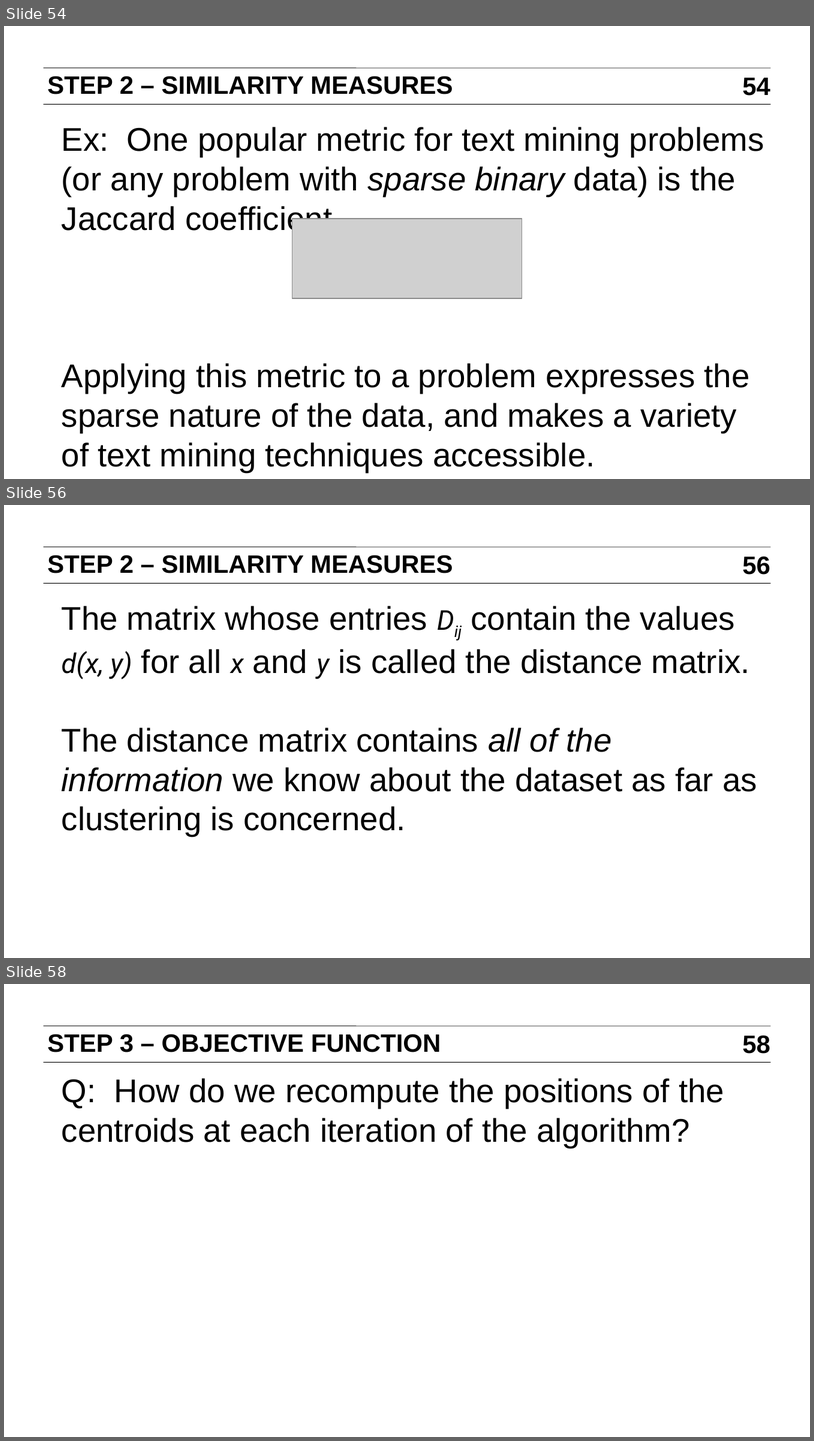
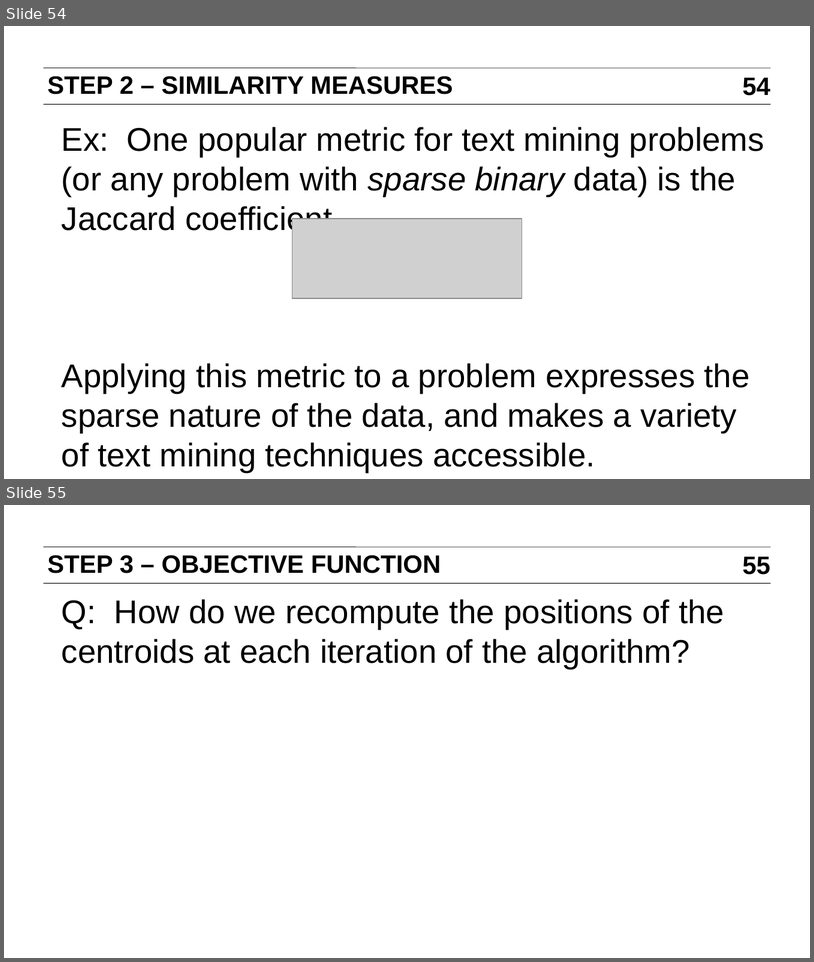
Before and after one commit to ajschumacher/gadsdc, a slide deck: 18-clustering/slides.pptx. Shown one above the other, each under a label of ours: slides 54, 56 and 58 before the commit, slides 54 and 55 after it; the slides between them are not shown. The pictures are 814x1441 and 814x962 pixels, drawn with LibreOffice and Linux fonts; fonts in the diff are those of the drawing; grey boxes stand for pictures. Boxes give left, top, right and bottom in pixels: in the first picture for what was removed or moved away, otherwise in the second. Text is boxed around its words. In the diff, an @@ line names an element or a change of style, - is before the commit and + after.

```diff
--- a/18-clustering/slides.pptx
+++ b/18-clustering/slides.pptx
@@ slide 56 removed at (4, 505, 810, 958), background #FFFFFF; not listed: 2 template elements that a slide beside it also shows @@
@@ text removed at (47, 555, 453, 573) @@
-STEP 2 – SIMILARITY MEASURES
@@ page number removed at (743, 556, 771, 575) @@
-56
@@ text removed at (62, 606, 758, 792) @@
-The matrix whose entries Dij contain the values d(x, y) for all x and y is called the distance matrix.
-The distance matrix contains all of the information we know about the dataset as far as clustering is concerned.
@@ what was slide 58 is now slide 55 @@
@@ page number at (743, 557, 771, 575): text changed @@
-58
+55
```
Also in this commit, not shown: 2 other slides removed, 1 other file.
